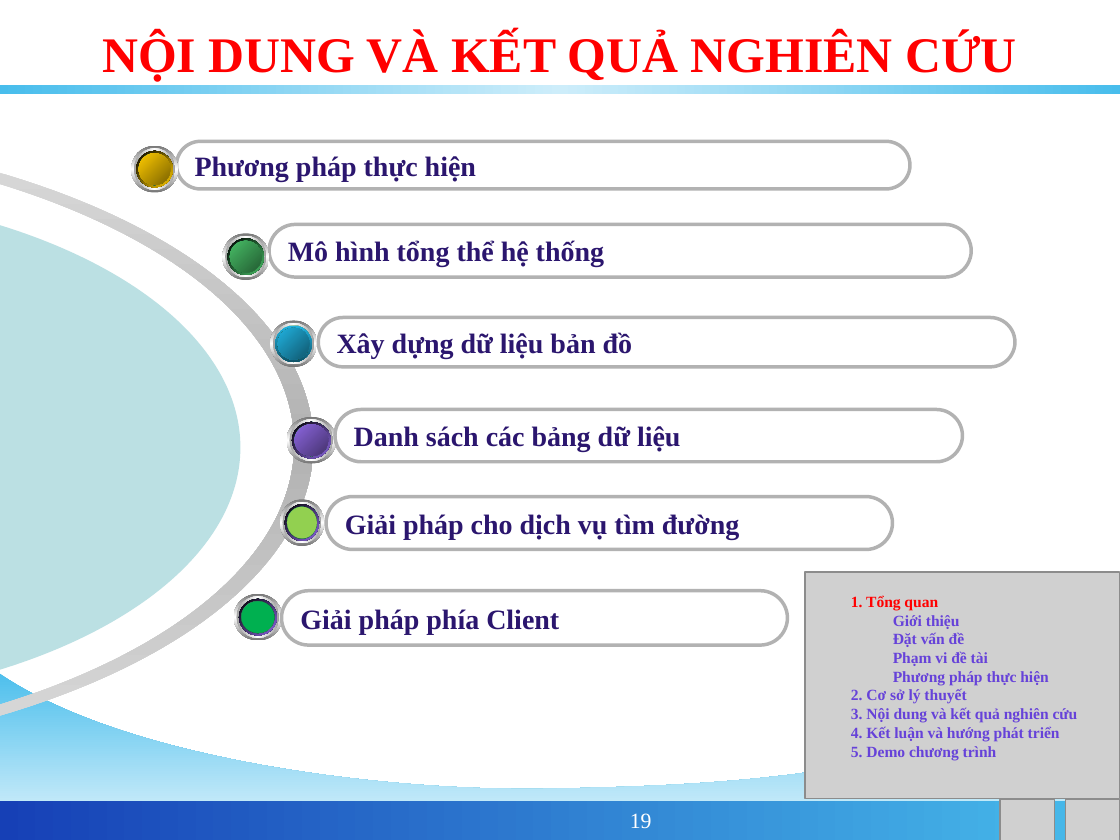
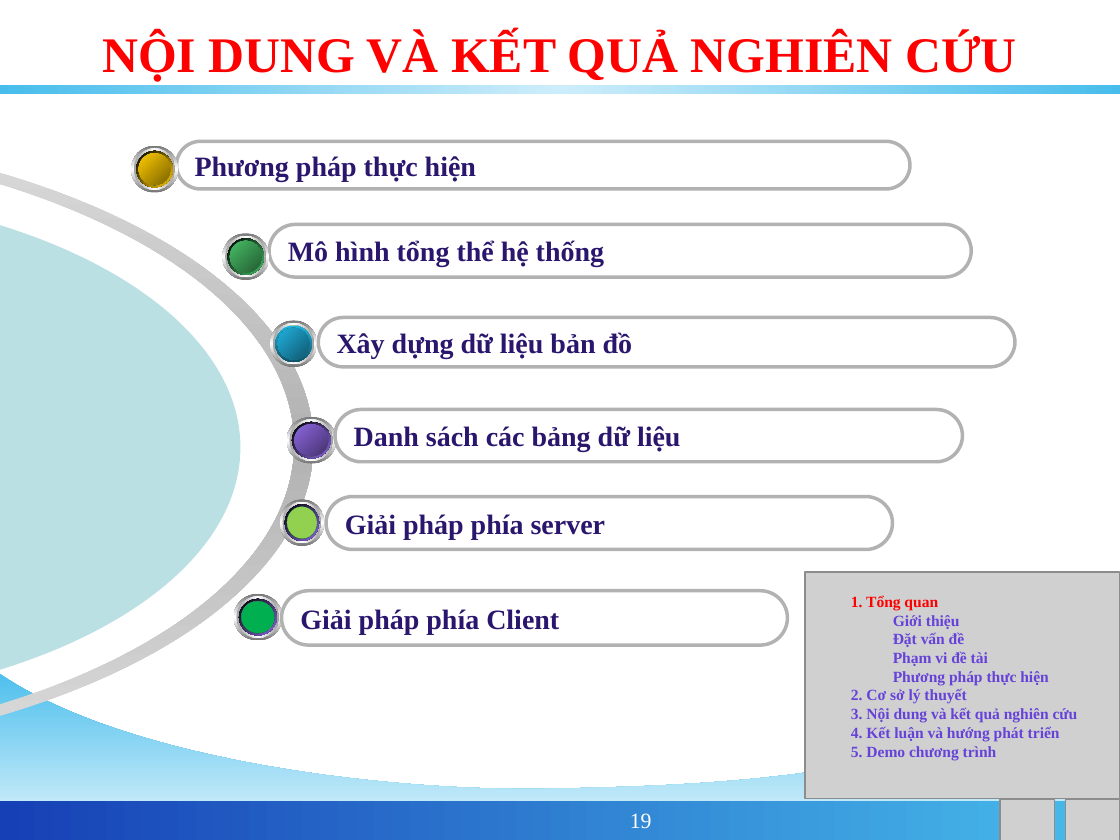
Before and after one commit to phamngsinh/cantho-webgis, a slide deck: slide 19 of Document/Bao Cao/BaoCaoLuanVan.ppt. Drawn at 1120x840 pixels with LibreOffice and Linux fonts; fonts in the diff are those of the drawing; grey boxes stand for pictures; background and template pictures are left out. Boxes give left, top, right and bottom in pixels: in the first picture for what was removed or moved away, otherwise in the second. Text is boxed around its words. In the diff, an @@ line names an element or a change of style, - is before the commit and + after.

```diff
--- a/Document/Bao Cao/BaoCaoLuanVan.ppt
+++ b/Document/Bao Cao/BaoCaoLuanVan.ppt
@@ text in rounded rectangle at (345,514,606,539): text changed @@
-Giải pháp cho dịch vụ tìm đường
+Giải pháp phía server
```
